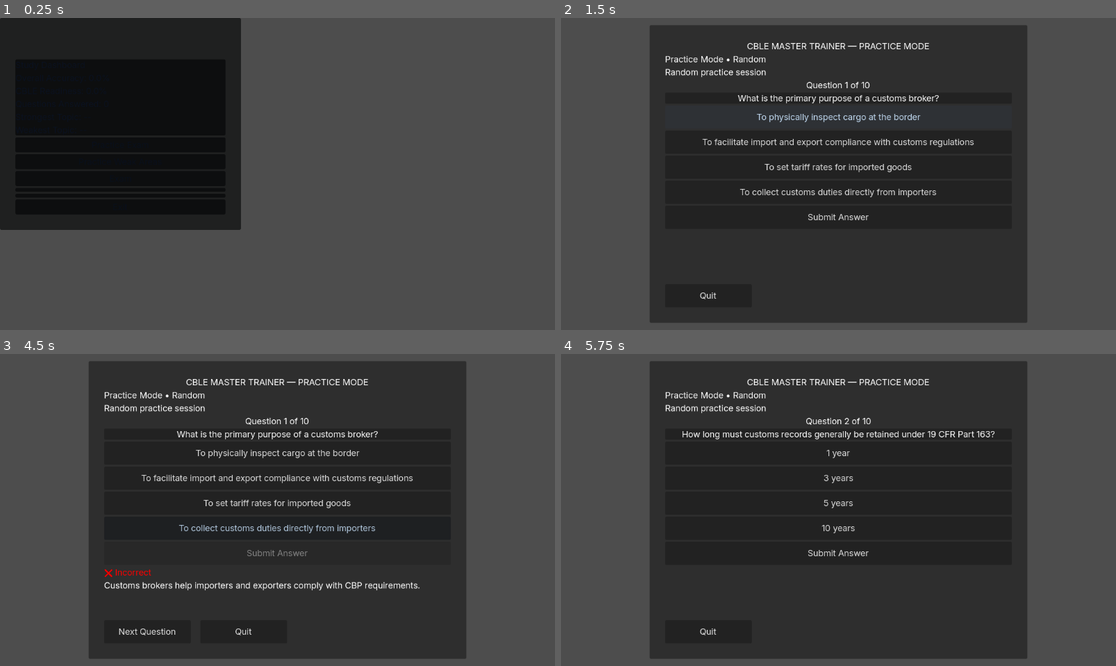
Above: before the commit, frames 1-4 (two rows, left to right).
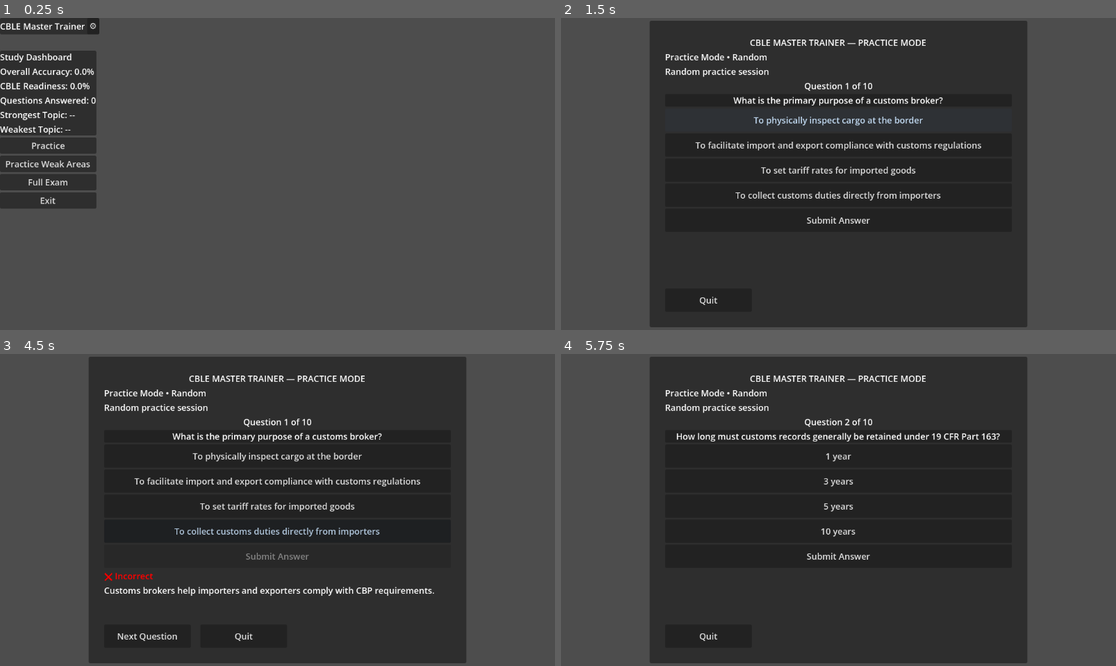
Above: after the commit, the same moments.

Repository: FrissioNx/cble-master-trainer
Game: Godot game, scene res://scenes/CBLEApp.tscn
Same seed, same stepped clock (60 frames per second), same inputs: the game is played once before the commit and once after it. Before the commit the project starts from res://scenes/menus/MainMenu.tscn.
Inputs:
- Up to frame 1 (0.25 s): no input
- Up to frame 2 (1.5 s): click "Practice Exam" (after the commit: "Practice") at 0.5 s; click "To physically inspect cargo a…" at 1.25 s
- Up to frame 3 (4.5 s): click "To facilitate import and expo…" at 2 s; click "To set tariff rates for impor…" at 2.75 s; click "To collect customs duties dir…" at 3.5 s; click "Submit Answer" at 4.25 s
- Up to frame 4 (5.75 s): click "Next Question" at 5 s

The runs differ from the first frame. In frame 1, 27% of the frame differs, in the area x 0-44%, y 0-68%; in frame 2, 6.4%; in frame 3, 7.9%; in frame 4, 4.6%.

Commit message:
Add CBLE app shell and redesigned home flow

Diff:
--- a/project.godot
+++ b/project.godot
@@ -11,7 +11,7 @@
 [application]
 
 config/name="CLBE Master Trainer"
-run/main_scene="uid://el58jprgyqfi"
+run/main_scene="uid://0nwkilcq76gs"
 config/features=PackedStringArray("4.6", "Forward Plus")
 config/icon="res://icon.svg"
 
--- /dev/null
+++ b/scenes/CBLEApp.tscn
@@ -0,0 +1,107 @@
+[gd_scene format=3 uid="uid://0nwkilcq76gs"]
+
+[ext_resource type="Script" uid="uid://bsxnspeitbhut" path="res://scripts/controllers/CBLEAppController.gd" id="1_jtkm4"]
+[ext_resource type="PackedScene" uid="uid://vm0a8yytln2t" path="res://scenes/shared/DashboardPanel.tscn" id="2_84awm"]
+
+[node name="CBLEApp" type="Control" unique_id=1230060233]
+layout_mode = 3
+anchors_preset = 15
+anchor_right = 1.0
+anchor_bottom = 1.0
+grow_horizontal = 2
+grow_vertical = 2
+script = ExtResource("1_jtkm4")
+
+[node name="MarginContainer" type="MarginContainer" parent="." unique_id=1834473009]
+layout_mode = 0
+offset_right = 40.0
+offset_bottom = 40.0
+
+[node name="VBoxContainer" type="VBoxContainer" parent="MarginContainer" unique_id=318899559]
+layout_mode = 2
+
+[node name="HeaderBar" type="PanelContainer" parent="MarginContainer/VBoxContainer" unique_id=433063522]
+layout_mode = 2
+
+[node name="MarginContainer" type="MarginContainer" parent="MarginContainer/VBoxContainer/HeaderBar" unique_id=518361682]
+layout_mode = 2
+
+[node name="HBoxContainer" type="HBoxContainer" parent="MarginContainer/VBoxContainer/HeaderBar/MarginContainer" unique_id=1297731554]
+layout_mode = 2
+
+[node name="AppTitleLabel" type="Label" parent="MarginContainer/VBoxContainer/HeaderBar/MarginContainer/HBoxContainer" unique_id=1657132788]
+layout_mode = 2
+text = "CBLE Master Trainer"
+
+[node name="SettingsButton" type="Button" parent="MarginContainer/VBoxContainer/HeaderBar/MarginContainer/HBoxContainer" unique_id=73313626]
+layout_mode = 2
+text = "⚙"
+
+[node name="ContentArea" type="Control" parent="MarginContainer/VBoxContainer" unique_id=653419403]
+layout_mode = 2
+
+[node name="HomePage" type="Control" parent="MarginContainer/VBoxContainer/ContentArea" unique_id=1141858979]
+unique_name_in_owner = true
+anchors_preset = 0
+offset_right = 40.0
+offset_bottom = 40.0
+
+[node name="VBoxContainer" type="VBoxContainer" parent="MarginContainer/VBoxContainer/ContentArea/HomePage" unique_id=1980852226]
+layout_mode = 0
+offset_right = 40.0
+offset_bottom = 40.0
+
+[node name="WelcomeLabel" type="Label" parent="MarginContainer/VBoxContainer/ContentArea/HomePage/VBoxContainer" unique_id=1496631093]
+layout_mode = 2
+
+[node name="DashboardPanel" parent="MarginContainer/VBoxContainer/ContentArea/HomePage/VBoxContainer" unique_id=1292883073 instance=ExtResource("2_84awm")]
+layout_mode = 2
+
+[node name="PracticeButton" type="Button" parent="MarginContainer/VBoxContainer/ContentArea/HomePage/VBoxContainer" unique_id=506244841]
+unique_name_in_owner = true
+layout_mode = 2
+text = "Practice"
+
+[node name="WeakAreasButton" type="Button" parent="MarginContainer/VBoxContainer/ContentArea/HomePage/VBoxContainer" unique_id=804084808]
+unique_name_in_owner = true
+layout_mode = 2
+text = "Practice Weak Areas"
+
+[node name="ExamButton" type="Button" parent="MarginContainer/VBoxContainer/ContentArea/HomePage/VBoxContainer" unique_id=1100382981]
+unique_name_in_owner = true
+layout_mode = 2
+text = "Full Exam"
+
+[node name="ExitButton" type="Button" parent="MarginContainer/VBoxContainer/ContentArea/HomePage/VBoxContainer" unique_id=1999738461]
+unique_name_in_owner = true
+layout_mode = 2
+text = "Exit"
+
+[node name="QuizPage" type="Control" parent="MarginContainer/VBoxContainer/ContentArea" unique_id=1057054486]
+unique_name_in_owner = true
+anchors_preset = 0
+offset_right = 40.0
+offset_bottom = 40.0
+
+[node name="ResultsPage" type="Control" parent="MarginContainer/VBoxContainer/ContentArea" unique_id=704764887]
+unique_name_in_owner = true
+anchors_preset = 0
+offset_right = 40.0
+offset_bottom = 40.0
+
+[node name="StatisticsPage" type="Control" parent="MarginContainer/VBoxContainer/ContentArea" unique_id=565647015]
+unique_name_in_owner = true
+anchors_preset = 0
+offset_right = 40.0
+offset_bottom = 40.0
+
+[node name="ForecastPage" type="Control" parent="MarginContainer/VBoxContainer/ContentArea" unique_id=497550258]
+unique_name_in_owner = true
+anchors_preset = 0
+offset_right = 40.0
+offset_bottom = 40.0
+
+[connection signal="pressed" from="MarginContainer/VBoxContainer/ContentArea/HomePage/VBoxContainer/PracticeButton" to="." method="_on_practice_button_pressed"]
+[connection signal="pressed" from="MarginContainer/VBoxContainer/ContentArea/HomePage/VBoxContainer/WeakAreasButton" to="." method="_on_weak_areas_button_pressed"]
+[connection signal="pressed" from="MarginContainer/VBoxContainer/ContentArea/HomePage/VBoxContainer/ExamButton" to="." method="_on_exam_button_pressed"]
+[connection signal="pressed" from="MarginContainer/VBoxContainer/ContentArea/HomePage/VBoxContainer/ExitButton" to="." method="_on_exit_button_pressed"]
--- /dev/null
+++ b/scenes/components/StatCard.tscn
@@ -0,0 +1,26 @@
+[gd_scene format=3 uid="uid://bj25vcgtcnstu"]
+
+[ext_resource type="StyleBox" uid="uid://b1xwnlgn23j8j" path="res://themes/card_style.tres" id="1_0ui45"]
+[ext_resource type="Script" uid="uid://oe1ftrcad41l" path="res://scripts/controllers/StatCardController.gd" id="1_db4ao"]
+
+[node name="StatCard" type="PanelContainer" unique_id=959636064]
+offset_right = 40.0
+offset_bottom = 40.0
+theme_override_styles/panel = ExtResource("1_0ui45")
+script = ExtResource("1_db4ao")
+
+[node name="MarginContainer" type="MarginContainer" parent="." unique_id=1582643692]
+layout_mode = 2
+
+[node name="VBoxContainer" type="VBoxContainer" parent="MarginContainer" unique_id=1870288321]
+layout_mode = 2
+
+[node name="CardTitle" type="Label" parent="MarginContainer/VBoxContainer" unique_id=1401694554]
+unique_name_in_owner = true
+layout_mode = 2
+text = "Title"
+
+[node name="CardValue" type="Label" parent="MarginContainer/VBoxContainer" unique_id=1327169121]
+unique_name_in_owner = true
+layout_mode = 2
+text = "Value"
--- a/scenes/menus/MainMenu.tscn
+++ b/scenes/menus/MainMenu.tscn
@@ -22,7 +22,7 @@
 layout_mode = 2
 
 [node name="MenuCard" type="PanelContainer" parent="MarginContainer/CenterContainer" unique_id=2052792132]
-custom_minimum_size = Vector2(500, 0)
+custom_minimum_size = Vector2(560, 0)
 layout_mode = 2
 
 [node name="CardMargin" type="MarginContainer" parent="MarginContainer/CenterContainer/MenuCard" unique_id=1755536920]
--- a/scenes/shared/Results.tscn
+++ b/scenes/shared/Results.tscn
@@ -11,47 +11,29 @@
 grow_vertical = 2
 script = ExtResource("1_s4ss7")
 
-[node name="MarginContainer" type="MarginContainer" parent="." unique_id=299589186]
+[node name="MarginContainer" type="MarginContainer" parent="." unique_id=1517509111]
 layout_mode = 0
 offset_right = 40.0
 offset_bottom = 40.0
 
-[node name="CenterContainer" type="CenterContainer" parent="MarginContainer" unique_id=543369023]
+[node name="VBoxContainer" type="VBoxContainer" parent="MarginContainer" unique_id=1164711625]
 layout_mode = 2
 
-[node name="PanelContainer" type="PanelContainer" parent="MarginContainer/CenterContainer" unique_id=2021257221]
-custom_minimum_size = Vector2(520, 0)
-layout_mode = 2
-
-[node name="MarginContainer" type="MarginContainer" parent="MarginContainer/CenterContainer/PanelContainer" unique_id=592237690]
-layout_mode = 2
-theme_override_constants/margin_left = 32
-theme_override_constants/margin_top = 32
-theme_override_constants/margin_right = 32
-theme_override_constants/margin_bottom = 32
-
-[node name="VBoxContainer" type="VBoxContainer" parent="MarginContainer/CenterContainer/PanelContainer/MarginContainer" unique_id=1233181846]
-layout_mode = 2
-
-[node name="TitleLabel" type="Label" parent="MarginContainer/CenterContainer/PanelContainer/MarginContainer/VBoxContainer" unique_id=1019905273]
+[node name="TitleLabel" type="Label" parent="MarginContainer/VBoxContainer" unique_id=1785313168]
 unique_name_in_owner = true
 layout_mode = 2
 
-[node name="ScoreLabel" type="Label" parent="MarginContainer/CenterContainer/PanelContainer/MarginContainer/VBoxContainer" unique_id=189931568]
-unique_name_in_owner = true
+[node name="ScoreLabel" type="Label" parent="MarginContainer/VBoxContainer" unique_id=191526191]
 layout_mode = 2
 
-[node name="ResultLabel" type="Label" parent="MarginContainer/CenterContainer/PanelContainer/MarginContainer/VBoxContainer" unique_id=971262990]
-unique_name_in_owner = true
+[node name="ResultsLabel" type="Label" parent="MarginContainer/VBoxContainer" unique_id=417970559]
 layout_mode = 2
 
-[node name="SummaryLabel" type="Label" parent="MarginContainer/CenterContainer/PanelContainer/MarginContainer/VBoxContainer" unique_id=994098492]
-unique_name_in_owner = true
+[node name="SummaryLabel" type="Label" parent="MarginContainer/VBoxContainer" unique_id=1968061140]
 layout_mode = 2
 
-[node name="MainMenuButton" type="Button" parent="MarginContainer/CenterContainer/PanelContainer/MarginContainer/VBoxContainer" unique_id=1429902401]
-unique_name_in_owner = true
+[node name="MainMenuButton" type="Button" parent="MarginContainer/VBoxContainer" unique_id=2095707064]
 layout_mode = 2
-text = "Return to the Main Menu"
+text = "Return to Main Menu"
 
-[connection signal="pressed" from="MarginContainer/CenterContainer/PanelContainer/MarginContainer/VBoxContainer/MainMenuButton" to="." method="_on_main_menu_button_pressed"]
+[connection signal="pressed" from="MarginContainer/VBoxContainer/MainMenuButton" to="." method="_on_main_menu_button_pressed"]
--- /dev/null
+++ b/scenes/shared/center_card.gd
@@ -0,0 +1,11 @@
+extends Control
+
+
+# Called when the node enters the scene tree for the first time.
+func _ready() -> void:
+	pass # Replace with function body.
+
+
+# Called every frame. 'delta' is the elapsed time since the previous frame.
+func _process(delta: float) -> void:
+	pass
--- a/scripts/QuizController.gd
+++ b/scripts/QuizController.gd
@@ -60,7 +60,7 @@
 	print("QuizController 2.0 is running")
 	randomize()
 
-	title_label.text = "CLBE Master Trainer"
+	title_label.text = "CBLE Master Trainer"
 	progress_label.text = ""
 
 	feedback_label.text = ""
--- /dev/null
+++ b/scripts/controllers/CBLEAppController.gd
@@ -0,0 +1,45 @@
+extends Control
+
+@onready var home_page: Control = %HomePage
+@onready var quiz_page: Control = %QuizPage
+@onready var results_page: Control = %ResultsPage
+@onready var statistics_page: Control = %StatisticsPage
+@onready var forecast_page: Control = %ForecastPage
+
+func _ready():
+	show_page(home_page)
+
+func show_page(page_to_show: Control):
+	var pages = [
+		home_page,
+		quiz_page,
+		results_page,
+		statistics_page,
+		forecast_page
+	]
+
+	for page in pages:
+		page.hide()
+
+	page_to_show.show()
+
+func _on_practice_button_pressed():
+	SessionManager.start_practice_mode()
+	SessionManager.selection_mode = SessionManager.SelectionMode.RANDOM
+	get_tree().change_scene_to_file("res://scenes/quiz/QuizSession.tscn")
+
+
+func _on_weak_areas_button_pressed():
+	SessionManager.start_practice_mode()
+	SessionManager.selection_mode = SessionManager.SelectionMode.WEAK_AREAS
+	get_tree().change_scene_to_file("res://scenes/quiz/QuizSession.tscn")
+
+
+func _on_exam_button_pressed():
+	SessionManager.start_exam_mode()
+	SessionManager.selection_mode = SessionManager.SelectionMode.RANDOM
+	get_tree().change_scene_to_file("res://scenes/quiz/QuizSession.tscn")
+
+
+func _on_exit_button_pressed():
+	get_tree().quit()
--- a/scripts/controllers/QuizController.gd
+++ b/scripts/controllers/QuizController.gd
@@ -153,7 +153,9 @@
 
 func show_session_complete():
 	SessionManager.current_score = score
-	get_tree().change_scene_to_file("res://scenes/shared/Results.tscn")
+
+	if get_parent() != null:
+		hide()
 
 func select_answer(index: int):
 	selected_answer = index
@@ -230,3 +232,6 @@
 		mode_label.text = "Practice Mode • Weak Areas"
 	else:
 		mode_label.text = "Practice Mode • Random"
+
+func _on_main_menu_button_pressed():
+	get_tree().change_scene_to_file("res://scenes/menus/MainMenu.tscn")
--- /dev/null
+++ b/scripts/controllers/StatCardController.gd
@@ -0,0 +1,8 @@
+extends PanelContainer
+
+@onready var title_label: Label = %CardTitle
+@onready var value_label: Label = %CardValue
+
+func set_data(title: String, value: String):
+	title_label.text = title
+	value_label.text = value
--- /dev/null
+++ b/scripts/ui/CenterCard.gd
@@ -0,0 +1,13 @@
+extends Control
+
+@export var target_width: float = 780.0
+@export var target_height: float = 520.0
+
+func _ready():
+	resized.connect(_center_card)
+	_center_card()
+
+func _center_card():
+	var viewport_size = get_viewport_rect().size
+	size = Vector2(target_width, target_height)
+	position = (viewport_size - size) / 2.0
--- /dev/null
+++ b/themes/card_style.tres
@@ -0,0 +1,13 @@
+[gd_resource type="StyleBoxFlat" format=3 uid="uid://b1xwnlgn23j8j"]
+
+[resource]
+bg_color = Color(0.09019608, 0.1254902, 0.2, 1)
+border_width_left = 1
+border_width_top = 1
+border_width_right = 1
+border_width_bottom = 1
+border_color = Color(0.14901961, 0.20392157, 0.30980393, 1)
+corner_radius_top_left = 16
+corner_radius_top_right = 16
+corner_radius_bottom_right = 16
+corner_radius_bottom_left = 16
--- a/themes/master_theme.tres
+++ b/themes/master_theme.tres
@@ -1,7 +1,7 @@
 [gd_resource type="Theme" format=3 uid="uid://bqqwv2lhaymtk"]
 
-[ext_resource type="FontFile" uid="uid://bhuokim2icukt" path="res://assets/fonts/static/Inter_18pt-Regular.ttf" id="1_pdl54"]
+[sub_resource type="SystemFont" id="SystemFont_revjw"]
 
 [resource]
-default_font = ExtResource("1_pdl54")
+default_font = SubResource("SystemFont_revjw")
 default_font_size = 18
Not shown, added: scenes/shared/center_card.gd.uid
Not shown, added: scripts/controllers/CBLEAppController.gd.uid
Not shown, added: scripts/controllers/StatCardController.gd.uid
Not shown, added: scripts/ui/CenterCard.gd.uid
Not shown, changed: ROADMAP.md
